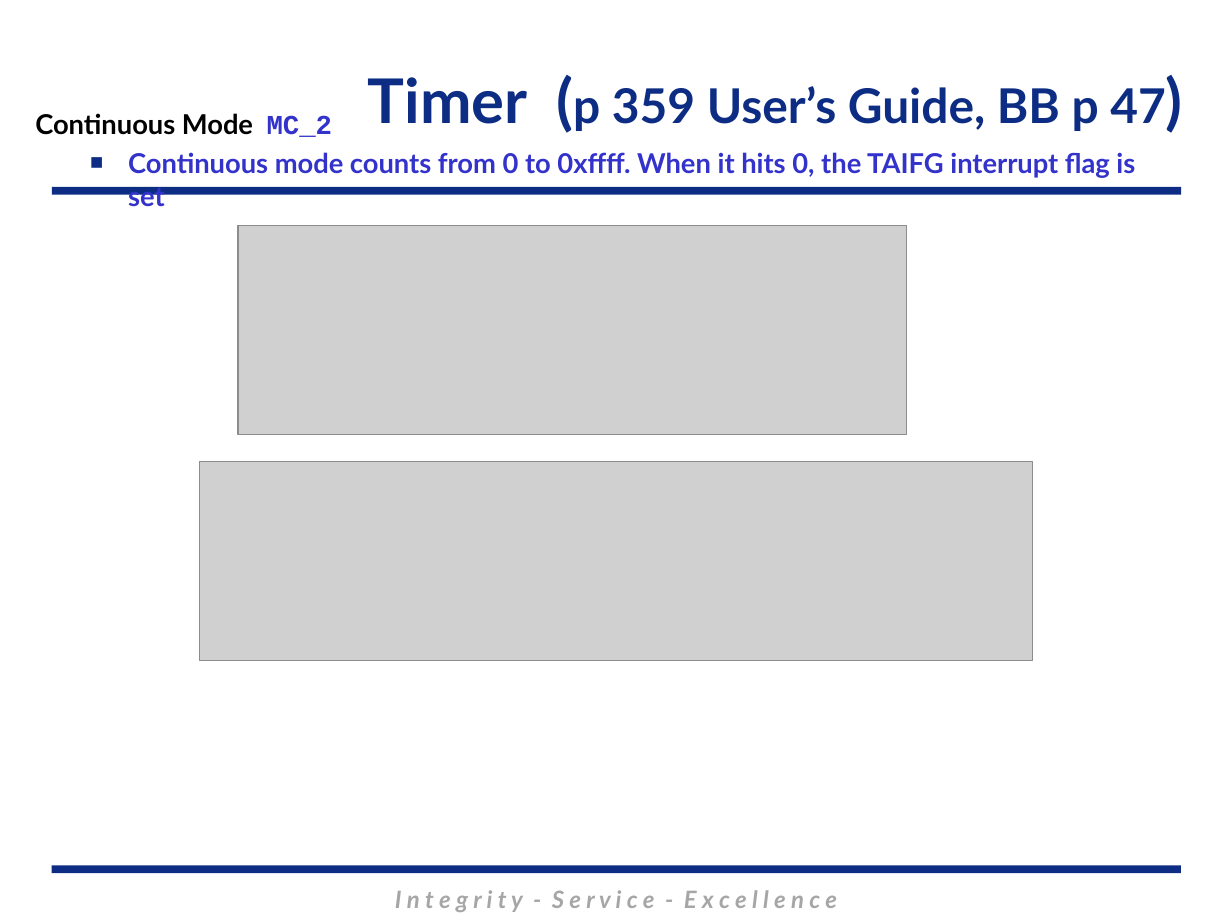
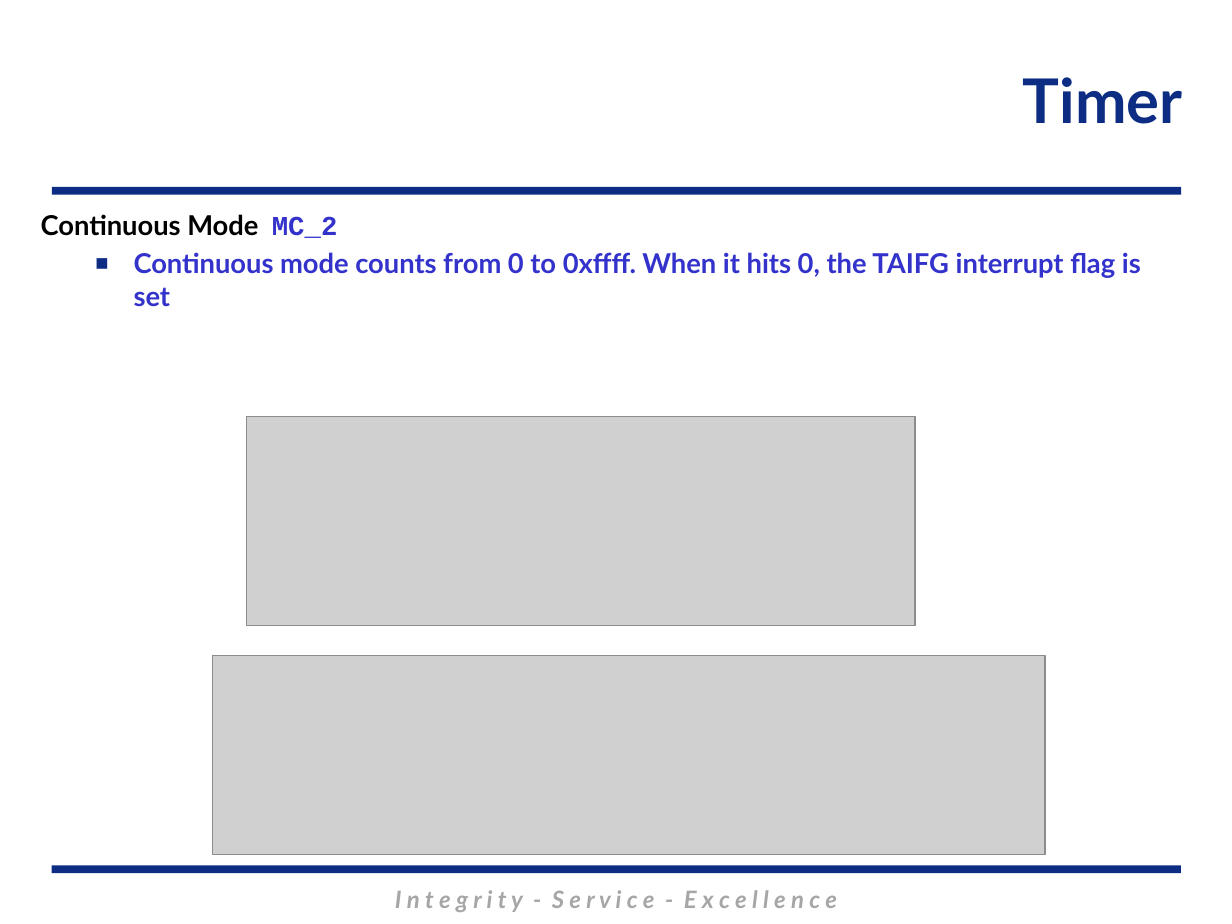
Before and after one commit to MarsUniversity/ECE382, a slide deck: slide 13 of source/lessons/lsn29/Lsn29.pptx (slide 17 before the commit). Drawn at 1232x924 pixels with LibreOffice and Linux fonts; fonts in the diff are those of the drawing; grey boxes stand for pictures; background and template pictures are left out. Boxes give left, top, right and bottom in pixels: in the first picture for what was removed or moved away, otherwise in the second. Text is boxed around its words. In the diff, an @@ line names an element or a change of style, - is before the commit and + after.

```diff
--- a/source/lessons/lsn29/Lsn29.pptx
+++ b/source/lessons/lsn29/Lsn29.pptx
@@ title at bbox=[1023, 77, 1183, 124]: text changed; size 28 to 36 pt @@
-Timer (p 359 User’s Guide, BB p 47)
+Timer
@@ text "Continuous Mode MC_2": place and size @@
-text "Continuous Mode MC_2" at bbox=[35, 113, 1135, 206]
+text "Continuous Mode MC_2" at bbox=[41, 214, 1141, 306]
@@ picture: place and size @@
-picture at bbox=[238, 225, 907, 435]
+picture at bbox=[246, 416, 915, 626]
@@ picture: place and size @@
-picture at bbox=[200, 461, 1032, 659]
+picture at bbox=[212, 655, 1045, 854]
```
Also in this commit, not shown: 25 other slides changed, 40 other files.
